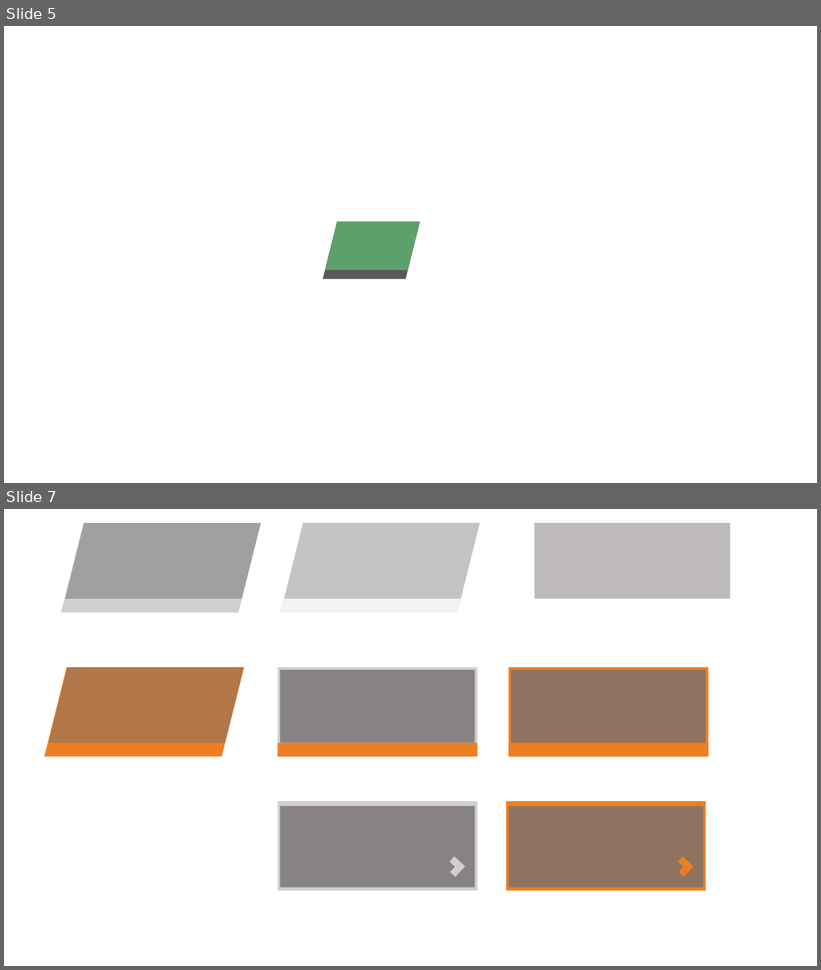
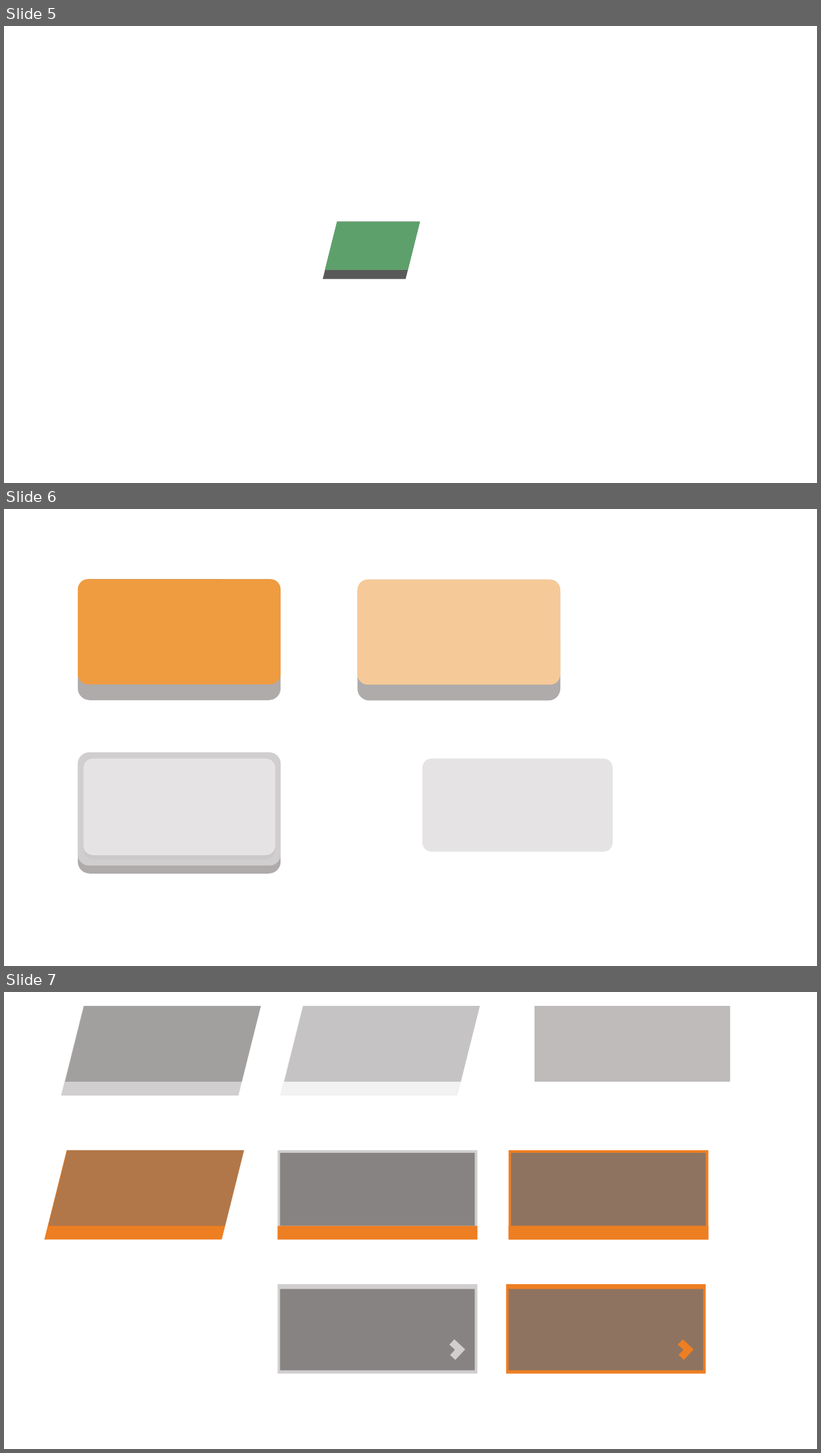
Before and after one commit to Seoha57/SW, a slide deck: Projects/SW_Design/UI/UI_design.pptx. Shown one above the other, each under a label of ours: slides 5 and 7 before the commit, slides 5, 6 and 7 after it; the slides between them are not shown. The pictures are 821x970 and 821x1453 pixels, drawn with LibreOffice and Linux fonts; fonts in the diff are those of the drawing. Boxes give left, top, right and bottom in pixels: in the first picture for what was removed or moved away, otherwise in the second. Text is boxed around its words. In the diff, an @@ line names an element or a change of style, - is before the commit and + after.

```diff
--- a/Projects/SW_Design/UI/UI_design.pptx
+++ b/Projects/SW_Design/UI/UI_design.pptx
@@ slide 6 added at (4, 509, 817, 966), background #FFFFFF @@
@@ rounded rectangle added at (78, 579, 281, 700), fill #AFABAB @@
@@ rounded rectangle added at (78, 579, 281, 685), fill #EF9B3F @@
@@ rounded rectangle added at (358, 580, 561, 701), fill #AFABAB @@
@@ rounded rectangle added at (358, 580, 561, 685), fill #F6C998 @@
@@ group added at (78, 753, 281, 875): 4 rounded rectangles @@
@@ rounded rectangle added at (422, 759, 613, 852), fill #E5E3E3 @@
```
Also in this commit, not shown: 1 slide changed, 3 other slides added, 1 slide removed, 48 other files.
